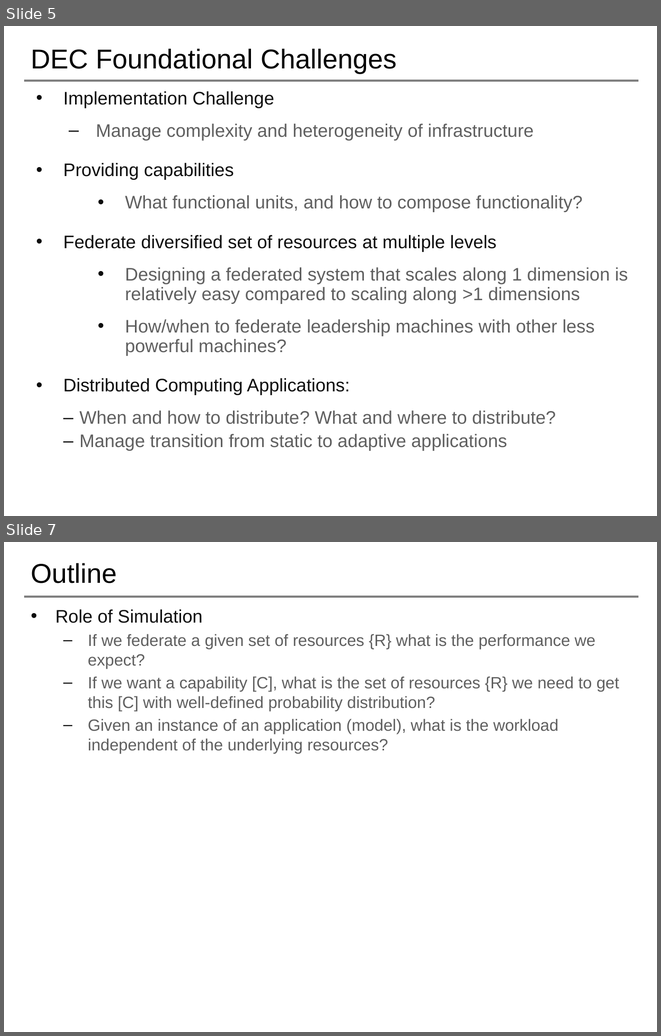
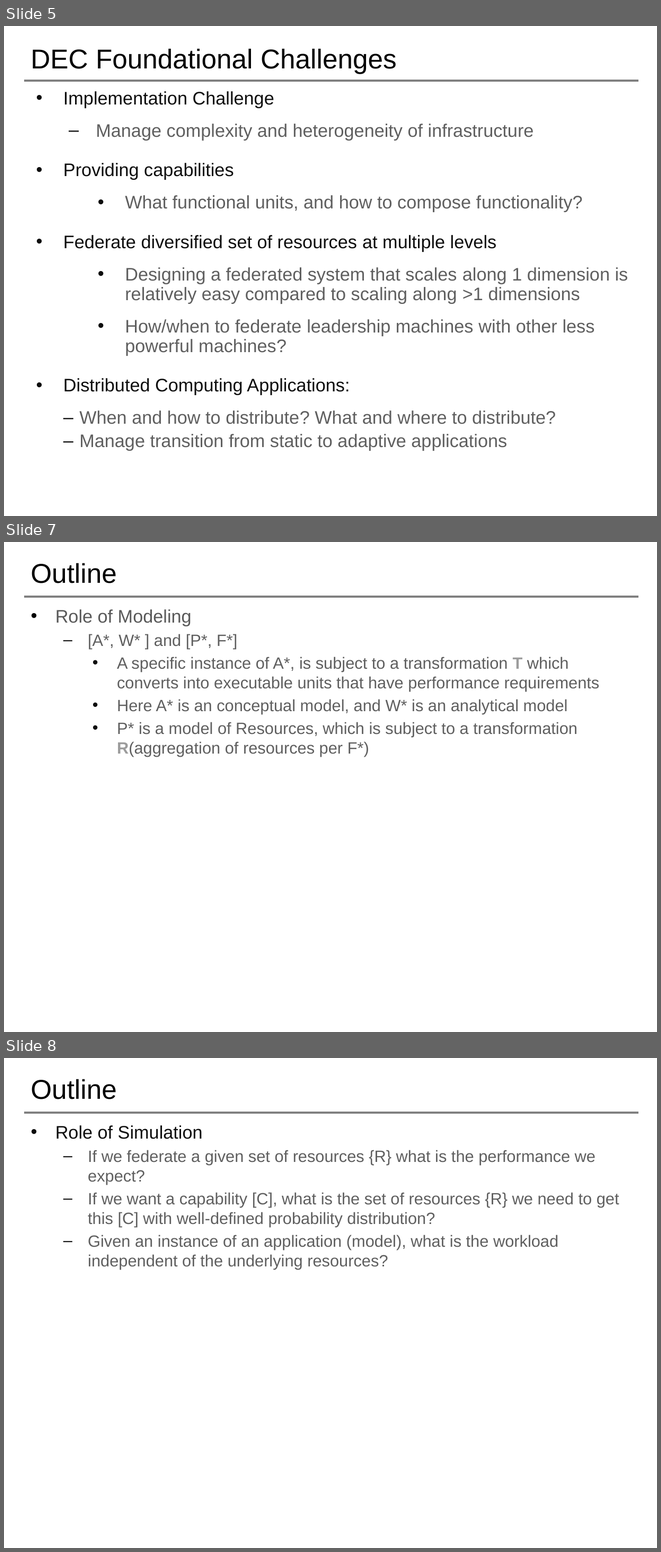
Before and after one commit to saga-project/NGMW, a slide deck: presentations/radical-modsim.pptx. Shown one above the other, each under a label of ours: slides 5 and 7 before the commit, slides 5, 7 and 8 after it; the slides between them are not shown. The pictures are 661x1036 and 661x1552 pixels, drawn with LibreOffice and Linux fonts; fonts in the diff are those of the drawing; background and template pictures are left out. Boxes give left, top, right and bottom in pixels: in the first picture for what was removed or moved away, otherwise in the second. Text is boxed around its words. In the diff, an @@ line names an element or a change of style, - is before the commit and + after.

```diff
--- a/presentations/radical-modsim.pptx
+++ b/presentations/radical-modsim.pptx
@@ slide 7 added at [4, 542, 657, 1032], background #FFFFFF; not listed: 1 template element that a slide beside it also shows @@
@@ title added at [30, 563, 116, 583], 30 pt, text #000000 @@
+Outline
@@ text added at [55, 609, 600, 757], 18 pt, text #5F5F5F @@
+• Role of Modeling
+  – [A*, W* ] and [P*, F*]
+    • A specific instance of A*, is subject to a transformation T which converts into executable units that have performance requirements
+    • Here A* is an conceptual model, and W* is an analytical model
+    • P* is a model of Resources, which is subject to a transformation R(aggregation of resources per F*)
@@ what was slide 7 is now slide 8 @@
```
Also in this commit, not shown: 3 slides changed, 1 other file.
